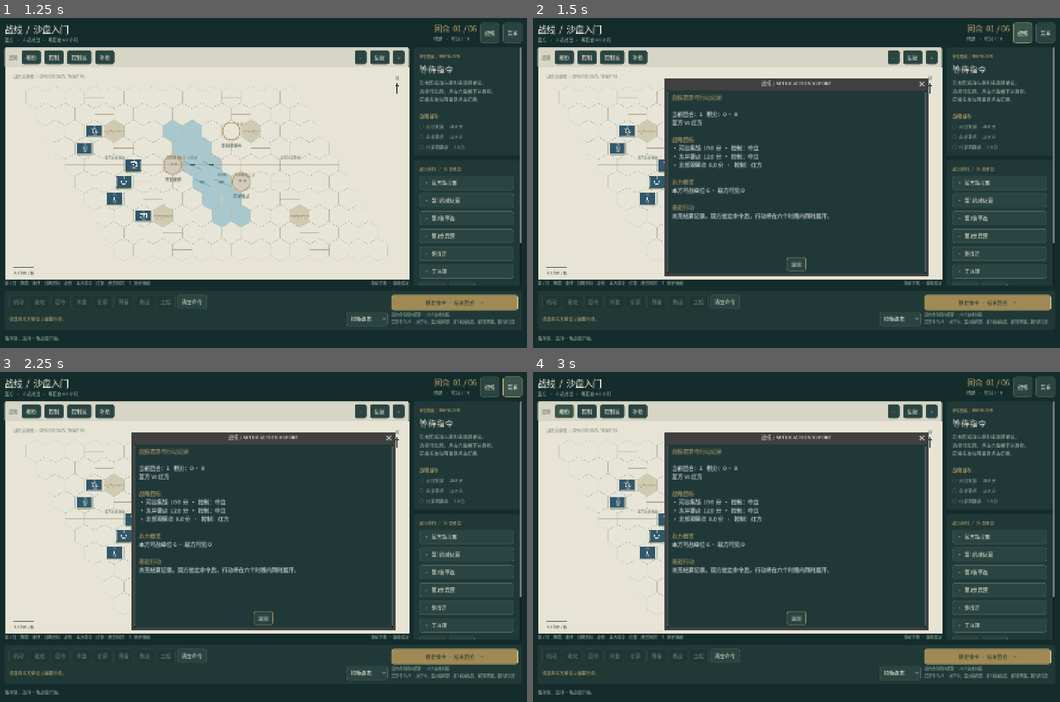
Above: before the commit, frames 1-4 (two rows, left to right).
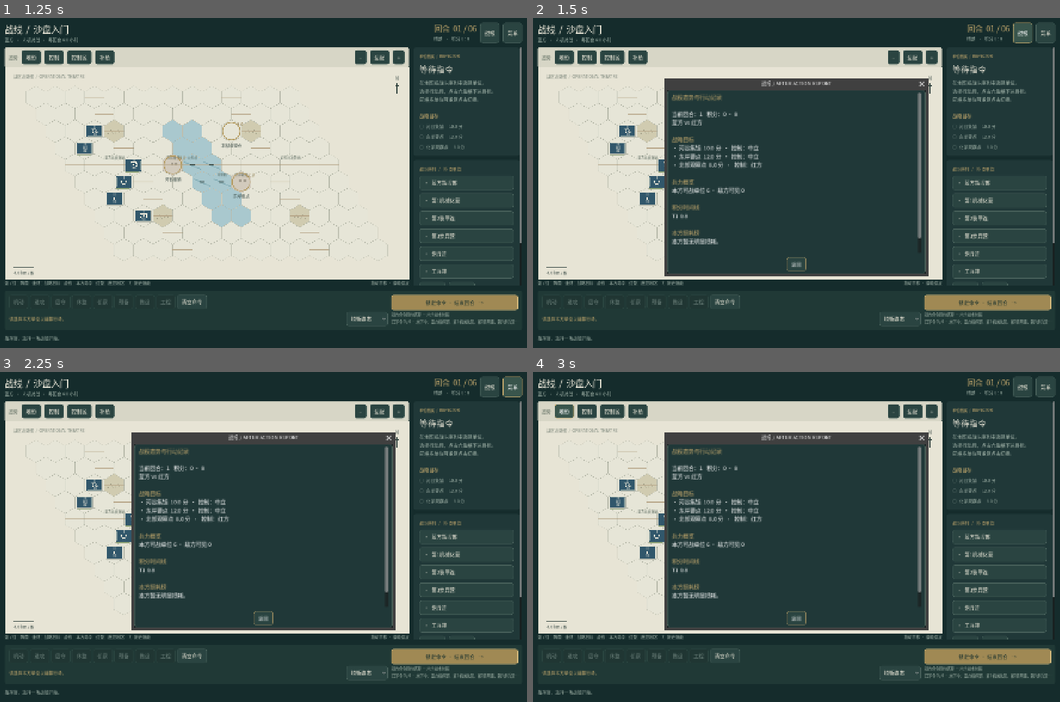
Above: after the commit, the same moments.

Repository: ghostLLC/ewargame
Game: Godot game, scene res://main.tscn
Same seed, same stepped clock (60 frames per second), same inputs: the game is played once before the commit and once after it.
Inputs:
- Up to frame 1 (1.25 s): click "开始战役 →" at 0.5 s
- Up to frame 2 (1.5 s): click "战报" at 1.25 s
- Up to frame 3 (2.25 s): click "菜单" at 2 s
- Up to frame 4 (3 s): click "地形" at 2.75 s

Frame 1 is identical in both runs. In frame 2, 1.0% of the frame differs, in the area x 26-74%, y 22-69%; in frame 3, 1.0%; in frame 4, 1.0%.

Commit message:
feat: after-action score timeline and unit loss leaderboard
Track initial_strength on units; reports show capture score progression and
top own-force attrition.

Diff:
--- a/game/core/engine.gd
+++ b/game/core/engine.gd
@@ -42,6 +42,7 @@
 	unit["q"] = int(unit.get("q", 0))
 	unit["r"] = int(unit.get("r", 0))
 	unit["id"] = str(unit.id)
+	unit["initial_strength"] = float(unit.strength)
 	return unit
 
 static func validate_order(state: Dictionary, side: int, order: Dictionary) -> Dictionary:
--- a/game/session.gd
+++ b/game/session.gd
@@ -107,6 +107,13 @@
 		if str(scenario.id) == id:
 			return scenario
 	return {}
+
+func score_timeline() -> Array:
+	var out: Array = []
+	for snapshot in _history:
+		var scores = snapshot.get("scores", [0, 0])
+		out.append({"turn": int(snapshot.get("turn", 0)), "a": int(scores[0]), "b": int(scores[1])})
+	return out
 
 func preview_move(unit_id: String, target: Array) -> Dictionary:
 	if _state.is_empty():
--- a/game/ui/main.gd
+++ b/game/ui/main.gd
@@ -761,6 +761,31 @@
 	else:
 		text += " · 敌方可见 %d" % alive[0]
 	text += "\n"
+	text += "\n[color=#c6aa6d]积分时间线[/color]\n"
+	if GameSession.has_method("score_timeline"):
+		var timeline = GameSession.score_timeline()
+		if timeline is Array and not timeline.is_empty():
+			var parts = []
+			for row in timeline:
+				parts.append("T%s %s:%s" % [row.get("turn"), row.get("a"), row.get("b")])
+			text += " · ".join(parts) + "\n"
+		else:
+			text += "开局 " + str(view.get("scores", [0, 0])) + "\n"
+	text += "\n[color=#c6aa6d]本方损耗榜[/color]\n"
+	var losses = []
+	for unit in view.get("units", []):
+		if int(unit.get("side", -1)) != int(view.get("side", 0)):
+			continue
+		var init = float(unit.get("initial_strength", unit.get("strength", 0)))
+		var now = float(unit.get("strength", 0))
+		if init > 0 and init - now > 1.0:
+			losses.append({"name": str(unit.get("name", unit.get("id"))), "delta": init - now, "now": now})
+	losses.sort_custom(func(a, b): return float(a.delta) > float(b.delta))
+	if losses.is_empty():
+		text += "本方暂无明显损耗。\n"
+	else:
+		for row in losses.slice(0, 8):
+			text += "· %s  −%.1f（现存 %.1f）\n" % [row.name, row.delta, row.now]
 	var upcoming: Array = view.get("upcoming_reinforcements", [])
 	if upcoming is Array and not upcoming.is_empty():
 		text += "\n[color=#c6aa6d]增援预告[/color]\n"
